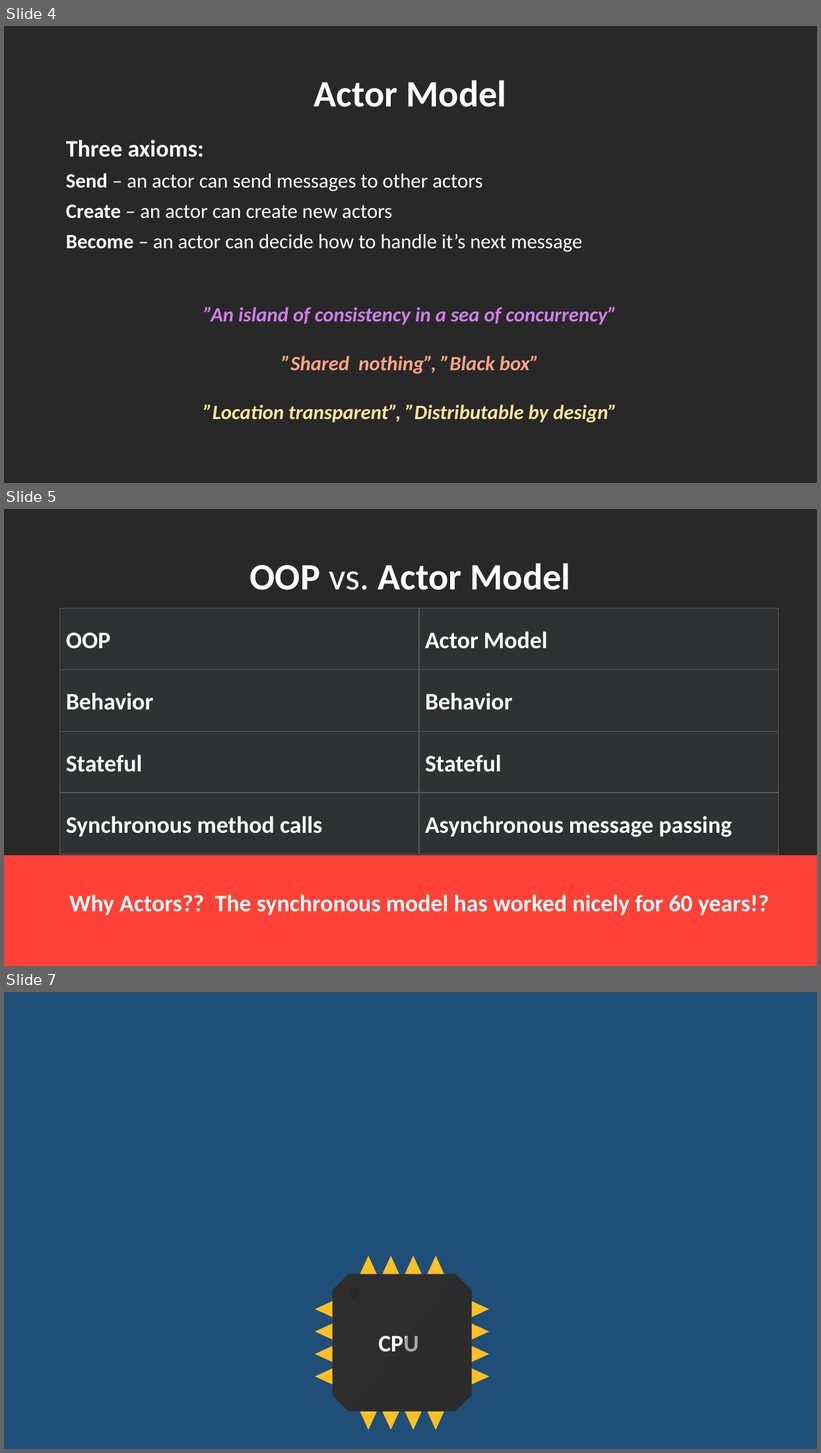
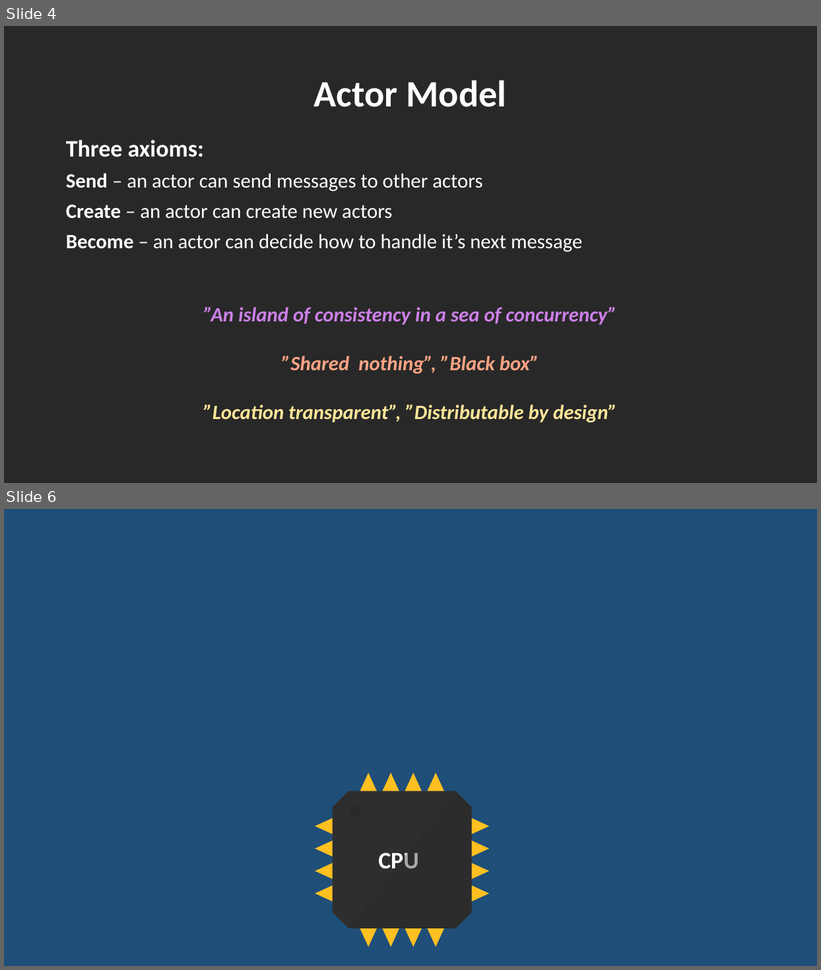
Before and after one commit to rogeralsing/Presentations, a slide deck: ProtoActor/QConSP/protoactor.pptx. Shown one above the other, each under a label of ours: slides 4, 5 and 7 before the commit, slides 4 and 6 after it; the slides between them are not shown. The pictures are 821x1453 and 821x970 pixels, drawn with LibreOffice and Linux fonts; fonts in the diff are those of the drawing. Boxes give left, top, right and bottom in pixels: in the first picture for what was removed or moved away, otherwise in the second. Text is boxed around its words. In the diff, an @@ line names an element or a change of style, - is before the commit and + after.

```diff
--- a/ProtoActor/QConSP/protoactor.pptx
+++ b/ProtoActor/QConSP/protoactor.pptx
@@ slide 5 removed at <box>4,509,817,966</box>, background #282828 @@
@@ title removed at <box>250,563,570,590</box> @@
-OOP vs. Actor Model
@@ rectangle removed at <box>60,609,419,670</box> @@
-OOP
@@ rectangle removed at <box>419,609,779,670</box> @@
-Actor Model
@@ rectangle removed at <box>60,670,419,731</box> @@
-Behavior
@@ rectangle removed at <box>419,670,779,731</box> @@
-Behavior
@@ rectangle removed at <box>60,731,419,793</box> @@
-Stateful
@@ rectangle removed at <box>419,731,779,793</box> @@
-Stateful
@@ rectangle removed at <box>60,793,419,854</box> @@
-Synchronous method calls
@@ rectangle removed at <box>419,793,779,854</box> @@
-Asynchronous message passing
@@ rectangle removed at <box>4,855,817,966</box> @@
@@ text removed at <box>69,894,769,916</box> @@
-Why Actors?? The synchronous model has worked nicely for 60 years!?
@@ what was slide 7 is now slide 6 @@
```
Also in this commit, not shown: 1 slide changed, 1 other slide removed.
